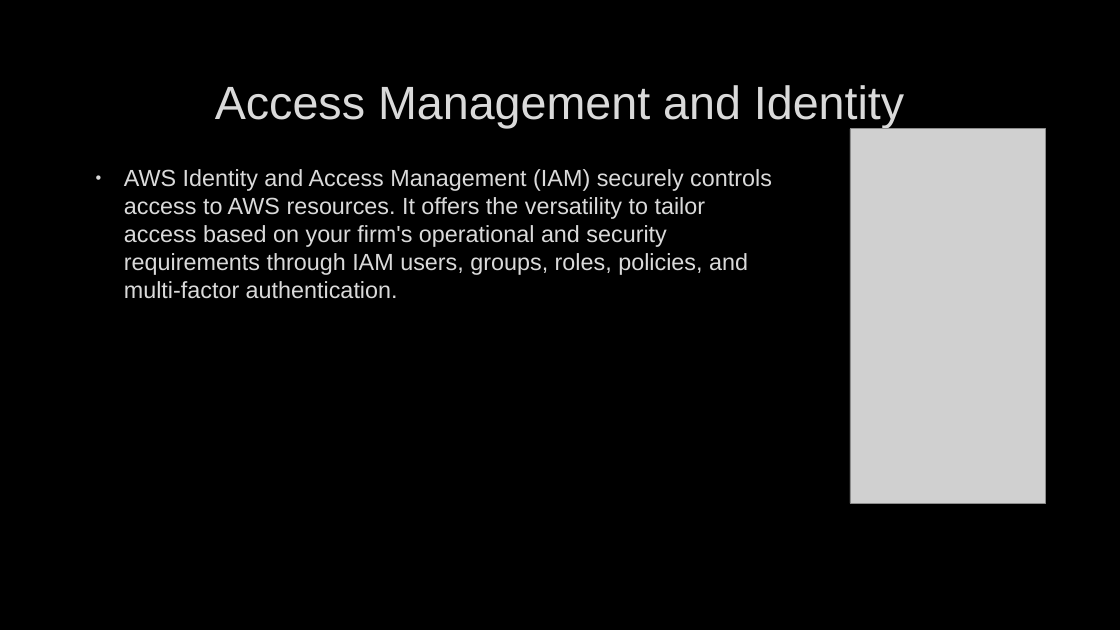
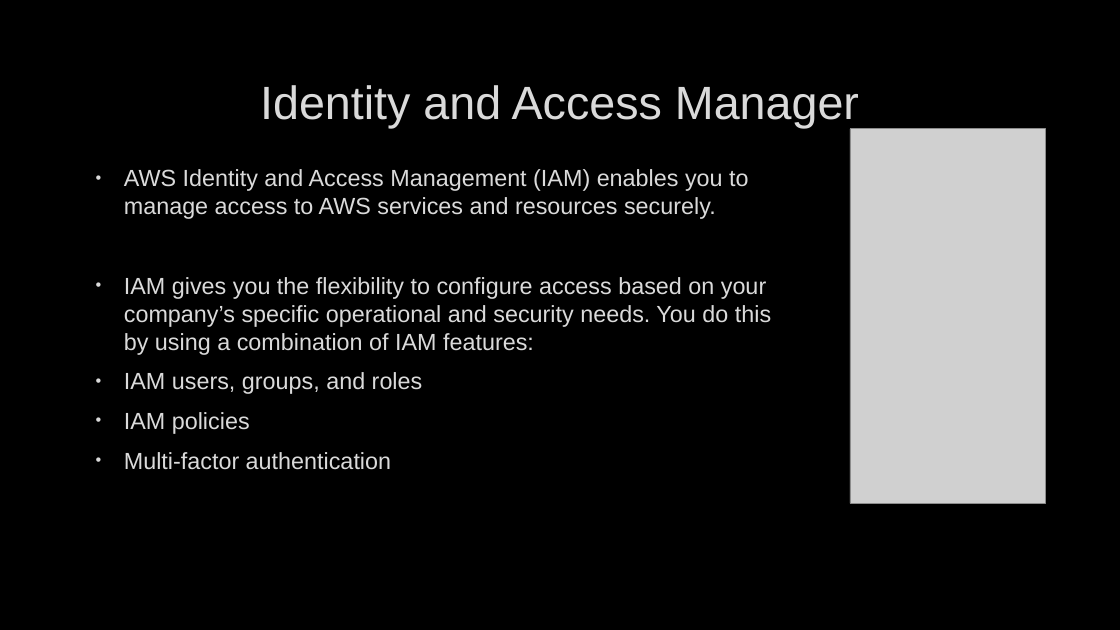
Before and after one commit to deveshbatra/genai_group1, a slide deck: slide 13 of GPTA4_tech.pptx. Drawn at 1120x630 pixels with LibreOffice and Linux fonts; fonts in the diff are those of the drawing; grey boxes stand for pictures; background and template pictures are left out. Boxes give left, top, right and bottom in pixels: in the first picture for what was removed or moved away, otherwise in the second. Text is boxed around its words. In the diff, an @@ line names an element or a change of style, - is before the commit and + after.

```diff
--- a/GPTA4_tech.pptx
+++ b/GPTA4_tech.pptx
@@ title at [260,85,859,128]: text changed @@
-Access Management and Identity
+Identity and Access Manager
@@ text at [124,169,771,470]: text changed @@
-• AWS Identity and Access Management (IAM) securely controls access to AWS resources. It offers the versatility to tailor access based on your firm's operational and security requirements through IAM users, groups, roles, policies, and multi-factor authentication.
+• AWS Identity and Access Management (IAM) enables you to manage access to AWS services and resources securely.
+• IAM gives you the flexibility to configure access based on your company’s specific operational and security needs. You do this by using a combination of IAM features:
+• IAM users, groups, and roles
+• IAM policies
+• Multi-factor authentication
```
Also in this commit, not shown: 13 other slides changed, 2 other files.
